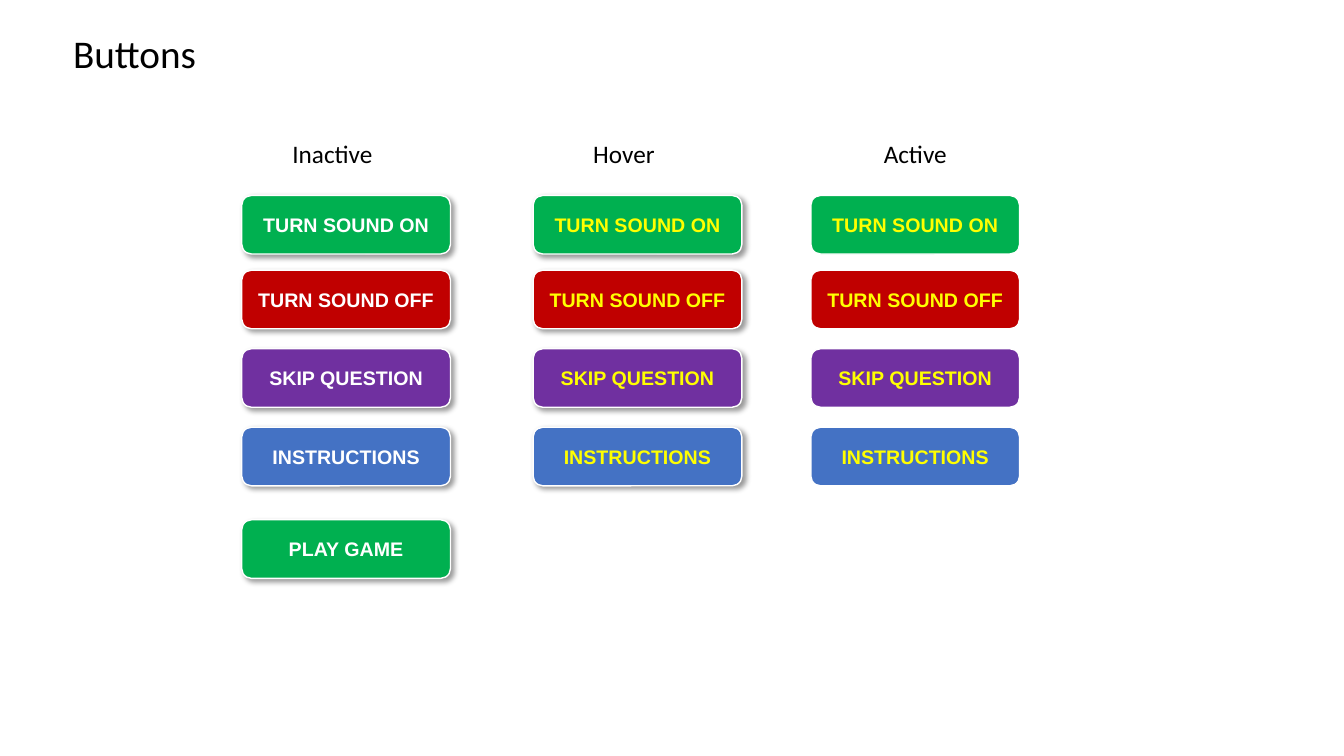
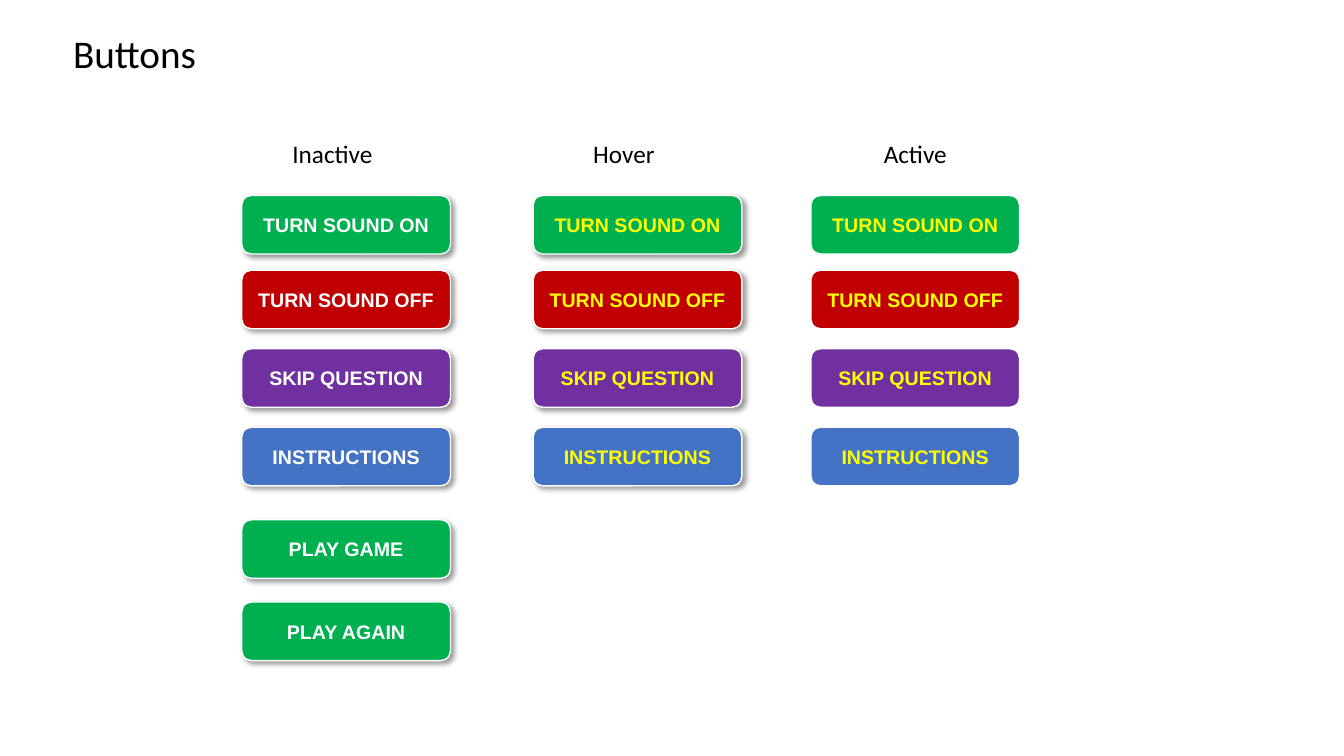
Before and after one commit to Birmingham-University/JavaScript-Assignment, a slide deck: slide 1 of working-files/Visual Assets.pptx. Drawn at 1344x756 pixels with LibreOffice and Linux fonts; fonts in the diff are those of the drawing. Boxes give left, top, right and bottom in pixels: in the first picture for what was removed or moved away, otherwise in the second. Text is boxed around its words. In the diff, an @@ line names an element or a change of style, - is before the commit and + after.

```diff
--- a/working-files/Visual Assets.pptx
+++ b/working-files/Visual Assets.pptx
@@ rounded rectangle added at (242,602,451,660), fill #00B050, outline #FFFFFF 1 pt, 14 pt, text #FFFFFF, bold @@
+PLAY AGAIN
```
Also in this commit, not shown: 4 other files.
